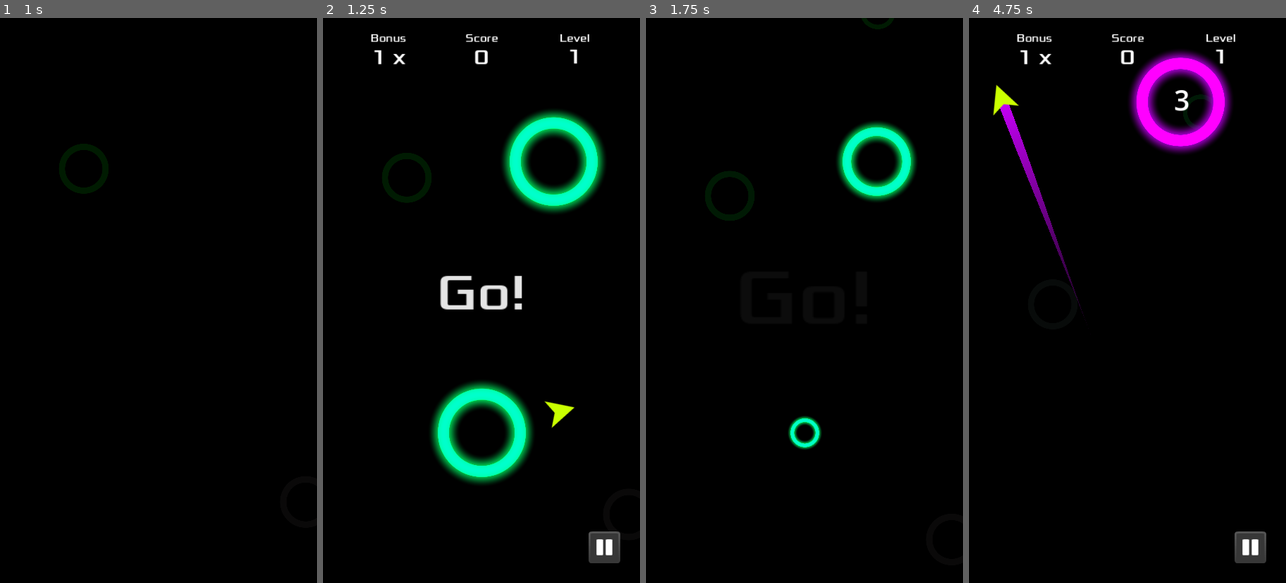
Above: before the commit, frames 1-4 (left to right).
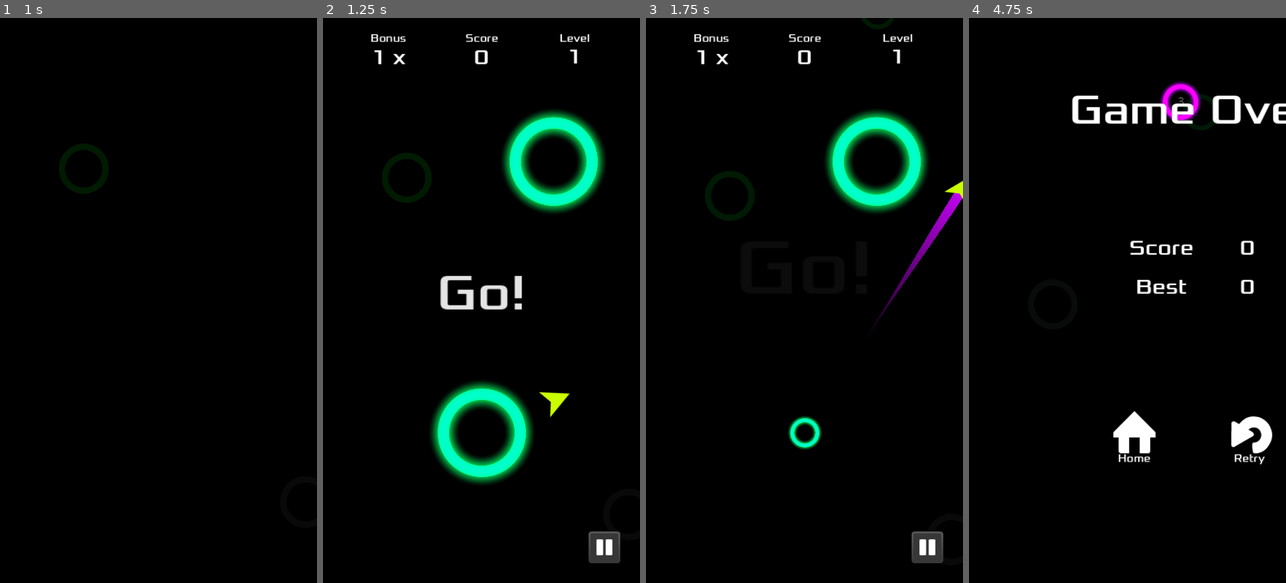
Above: after the commit, the same moments.

Repository: jrenato/circle_jump
Game: Godot game, scene res://Game/main.tscn
Same seed, same stepped clock (60 frames per second), same inputs: the game is played once before the commit and once after it. Sound files missing from this copy of the repository are replaced by a short silence.
Inputs (mouse positions are in pixels of both pictures, inside the frame that each line leads up to):
- Up to frame 1 (1 s): click "Start" at 0.5 s
- Up to frame 2 (1.25 s): no input
- Up to frame 3 (1.75 s): tap Enter at 1.25 s; move the mouse to (874, 272) at 1.27 s; hold Right (ui_right) from 1.28 s (still down); hold Ctrl from 1.28 s (still down); click (874, 272) at 1.42 s
- Up to frame 4 (4.75 s): release Right (ui_right) at 2 s; release Ctrl at 2 s; drag from (1064, 328) to (1200, 159) at 2.02 s; click "Retry" at 2.75 s; move the mouse to (1159, 176) at 3.52 s; hold Right (ui_right) 3.53-4.25 s; tap Z at 3.6 s; drag from (1111, 413) to (1032, 215) at 4.27 s

Frame 1 is identical in both runs. In frame 2, 0.3% of the frame differs, in the area x 68-80%, y 66-73%; in frame 3, 5.5%; in frame 4, 8.9%, in the area x 7-100%, y 2-97%.

Commit message:
Removed speed decrease during first levels

Diff:
--- a/Game/Circle/circle.gd
+++ b/Game/Circle/circle.gd
@@ -66,7 +66,8 @@
 	position = circle_position
 	radius = 100
 
-	rotation_speed = clampf(level, 2.0, PI)
+	# TODO: Should this really change based on the level?
+	# rotation_speed = clampf(level, 2.0, PI)
 
 	# Randomize the orbit direction
 	rotation_speed *= pow(-1, randi() % 2)
